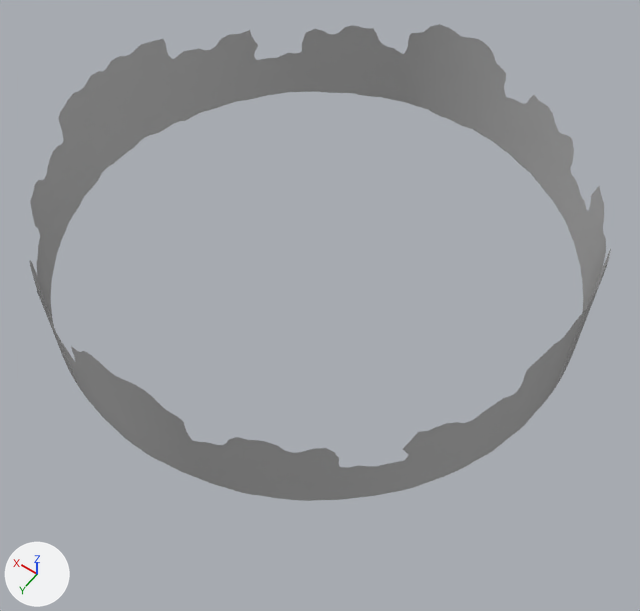
The FBX model URP-UnpathdExplore/Assets/Parralax B/Environement N retop.fbx: old version first, new version second.
Both versions are drawn from a 50 mm lens placed at (-57.6, 49.8, 91.2), pointed at (-22.6, 0.8, 14.2). The axes (+X, +Y, +Z) are drawn at lower left. The lights are the same throughout.

The first picture shows 'Clouds'.
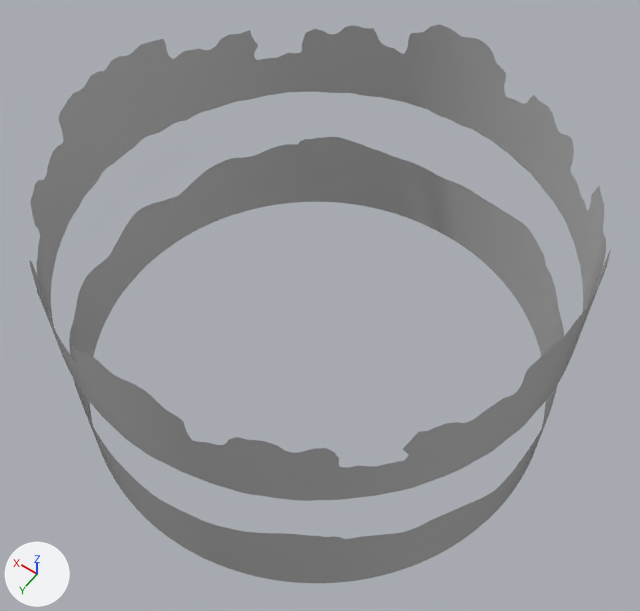
Where the change shows, as pixel boxes (x1, y1, x2, y2) in the pictures (640 x 611 px):
```json
{"object": "Rum", "change": "added", "after": [69, 137, 564, 583]}
{"object": "Scaffel", "change": "added", "after": [92, 243, 544, 576]}
{"object": "Skye", "change": "added", "after": [72, 139, 557, 583]}
```

Edits to the scene script, one JSON object a line:
```json
{"op": "add", "block": "me_mesh_002", "code": ["me_mesh_002 = bpy.data.meshes.new('Mesh.002')", "me_mesh_002.from_pydata(...)  # 3904 vertices, 3120 faces; spans x -28.0..28.0, y -27.8..28.0, z -0.1..7.9", "me_mesh_002.materials.append(mat_material__25)  # grey #bcbcbc"]}
{"op": "add", "block": "me_mesh_1", "code": ["me_mesh_1 = bpy.data.meshes.new('Mesh')", "me_mesh_1.from_pydata(...)  # 2156 vertices, 1820 faces; spans x -28.0..28.0, y -27.8..28.0, z -0.3..11.7", "me_mesh_1.materials.append(mat_material__25)  # grey #bcbcbc"]}
{"op": "add", "block": "me_mesh_003", "code": ["me_mesh_003 = bpy.data.meshes.new('Mesh.003')", "me_mesh_003.from_pydata(...)  # 556 vertices, 278 faces; spans x -28.0..28.0, y -27.8..28.0, z -0.3..12.1", "me_mesh_003.materials.append(mat_material__25)  # grey #bcbcbc"]}
{"op": "add", "block": "ob_scaffel", "code": ["ob_scaffel = bpy.data.objects.new('Scaffel', me_mesh_002)", "ob_scaffel.location = (-21.0, -0.9, 0.0)"]}
{"op": "add", "block": "ob_skye", "code": ["ob_skye = bpy.data.objects.new('Skye', me_mesh_1)", "ob_skye.location = (-21.0, -0.9, 0.0)"]}
{"op": "add", "block": "ob_rum", "code": ["ob_rum = bpy.data.objects.new('Rum', me_mesh_003)", "ob_rum.location = (-21.0, -0.9, 0.0)"]}
```
